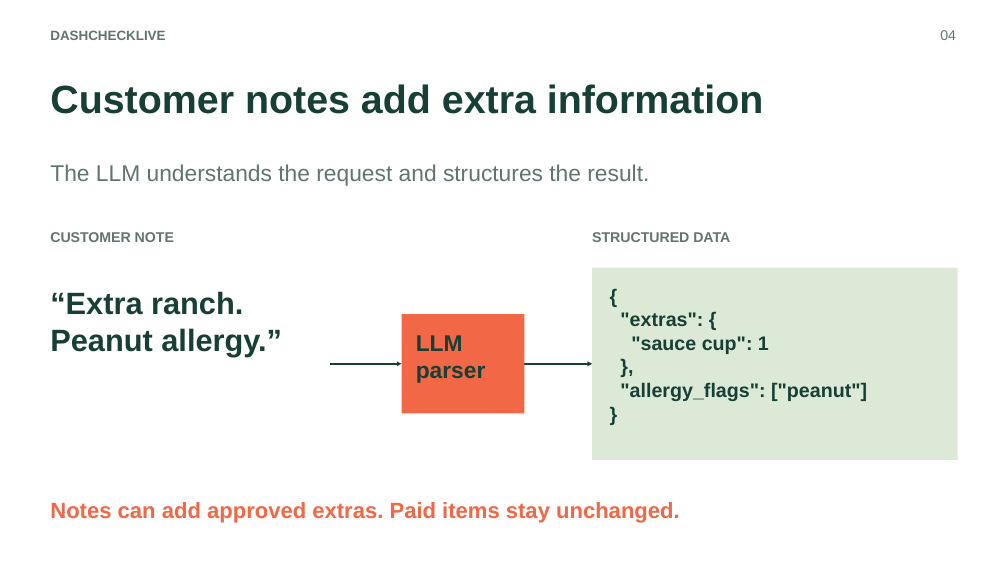
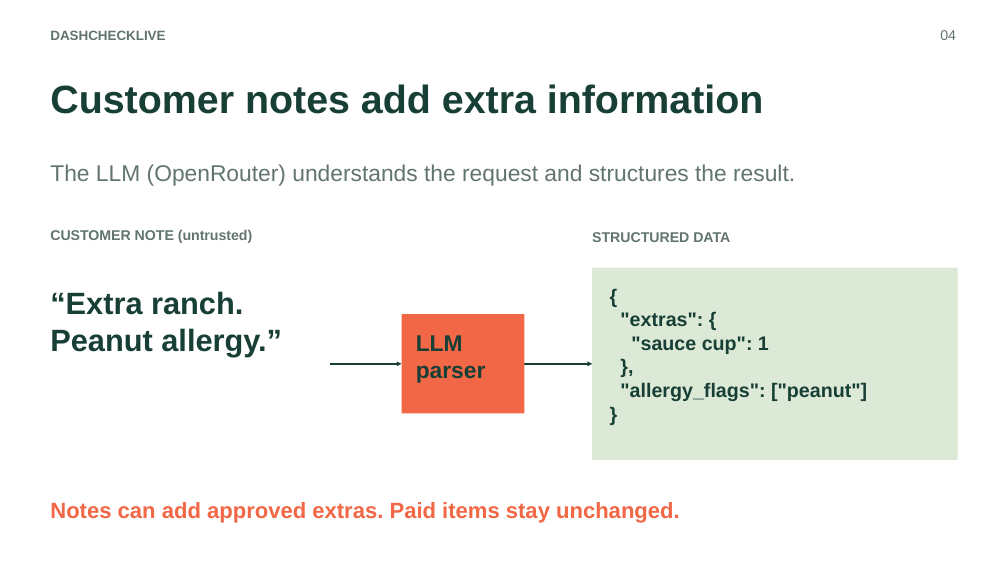
Before and after one commit to OliviaAntenucci/DashCheckLive, a slide deck: slide 9 of slides/DashCheckLive-slides.pptx (slide 8 before the commit). Drawn at 1008x567 pixels with LibreOffice and Linux fonts; fonts in the diff are those of the drawing. Boxes give left, top, right and bottom in pixels: in the first picture for what was removed or moved away, otherwise in the second. Text is boxed around its words. In the diff, an @@ line names an element or a change of style, - is before the commit and + after.

```diff
--- a/slides/DashCheckLive-slides.pptx
+++ b/slides/DashCheckLive-slides.pptx
@@ text at bbox=[50, 164, 795, 186]: text changed @@
-The LLM understands the request and structures the result.
+The LLM (OpenRouter) understands the request and structures the result.
@@ text at bbox=[50, 229, 252, 243]: text changed @@
-CUSTOMER NOTE
+CUSTOMER NOTE (untrusted)
```
Also in this commit, not shown: 2 other slides changed, 1 other file.
